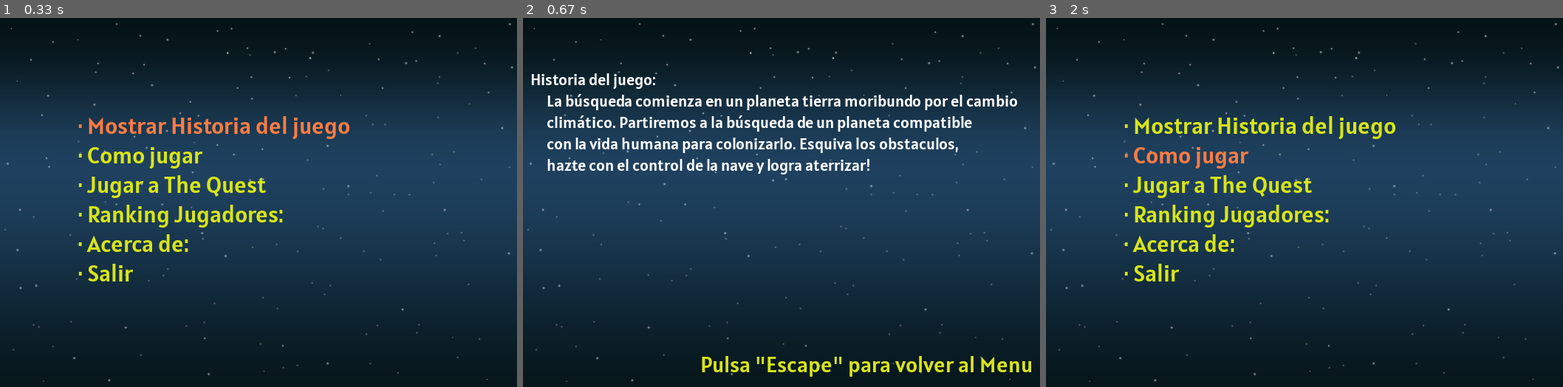
Above: before the commit, frames 1-3 (left to right).
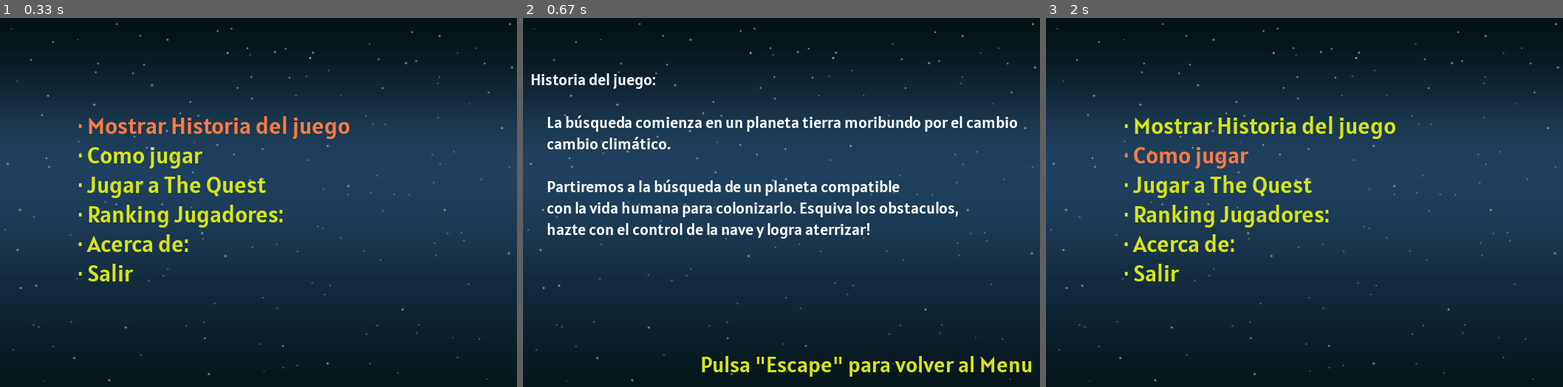
Above: after the commit, the same moments.

Repository: anbreaker/theQuestGamePyGame
Game: pygame game, started from main.py
The game is run twice, just before and just after one commit, with the same random seed, the same clock (stepped at 60 frames per second) and the same inputs.
Inputs:
- Up to frame 1 (0.33 s): no input
- Up to frame 2 (0.67 s): tap Enter at 0.33 s
- Up to frame 3 (2 s): hold Esc 0.67-1.13 s; hold Up 0.67-1.13 s; hold Down from 1.77 s (still down)

Frame 1 is identical in both runs. In frame 2, 8.0% of the frame differs, in the area x 4-96%, y 20-60%; in frame 3, nothing differs.

Commit message:
cambios menores de presentacion grafica pantallas

Diff:
--- a/menu.py
+++ b/menu.py
@@ -139,10 +139,3 @@
     print('Gracias por jugar a The Quest.')
     pygame.quit()
     sys.exit(0)
-
-'''
-# Main de pruebas rapido
-if __name__ == '__main__':
-    menu = Menu()
-    menu.main_loop_menu()
-'''
--- a/mostrar_info.py
+++ b/mostrar_info.py
@@ -28,7 +28,7 @@
         self.display = pygame.display
         # Establecemos el largo y ancho de la pantalla.
         self.dimensiones = [700, 500]
-        self.pantalla = pygame.display.set_mode((700,500))
+        self.pantalla = pygame.display.set_mode(self.dimensiones)
 
         # Inicializacion de la imagen de fondo de la pantalla (sin efecto alpha)
         self.fondo_pantalla = pygame.image.load('resources/images/background.png').convert()
@@ -57,16 +57,19 @@
         self.pantalla.blit(self.linea_texto1, [10, ALTO_TEXTO_TITULOS + 10 + self.fd_linesize])
 
         self.linea_texto2 = self.fuente_descripciones.render('La búsqueda comienza en un planeta tierra moribundo por el cambio', True, BLANCO)
-        self.pantalla.blit(self.linea_texto2, [32, ALTO_TEXTO_TITULOS + 10 + self.fd_linesize * 2])
+        self.pantalla.blit(self.linea_texto2, [32, ALTO_TEXTO_TITULOS + 10 + self.fd_linesize * 3])
 
-        self.linea_texto3 = self.fuente_descripciones.render('climático. Partiremos a la búsqueda de un planeta compatible ', True, BLANCO)
-        self.pantalla.blit(self.linea_texto3, [32, ALTO_TEXTO_TITULOS + 10 + self.fd_linesize * 3])
+        self.linea_texto2 = self.fuente_descripciones.render('cambio climático.', True, BLANCO)
+        self.pantalla.blit(self.linea_texto2, [32, ALTO_TEXTO_TITULOS + 10 + self.fd_linesize * 4])
+
+        self.linea_texto3 = self.fuente_descripciones.render('Partiremos a la búsqueda de un planeta compatible ', True, BLANCO)
+        self.pantalla.blit(self.linea_texto3, [32, ALTO_TEXTO_TITULOS + 10 + self.fd_linesize * 6])
 
         self.linea_texto4 = self.fuente_descripciones.render('con la vida humana para colonizarlo. Esquiva los obstaculos,', True, BLANCO)
-        self.pantalla.blit(self.linea_texto4, [32, ALTO_TEXTO_TITULOS + 10 + self.fd_linesize * 4])
+        self.pantalla.blit(self.linea_texto4, [32, ALTO_TEXTO_TITULOS + 10 + self.fd_linesize * 7])
 
         self.linea_texto5 = self.fuente_descripciones.render('hazte con el control de la nave y logra aterrizar!', True, BLANCO)
-        self.pantalla.blit(self.linea_texto5, [32, ALTO_TEXTO_TITULOS + 10 + self.fd_linesize * 5])
+        self.pantalla.blit(self.linea_texto5, [32, ALTO_TEXTO_TITULOS + 10 + self.fd_linesize * 8])
 
         # Texto por lineas y posicion en pantalla, (footer)
         self.linea_footer = self.fuente_titulo.render('Pulsa "Escape" para volver al Menu', True, AMARILLO)
@@ -76,9 +79,6 @@
         self.alineacion_izquierda = (LARGO - self.ancho_linea_footer -10)
         # Presentacion del texto en pantalla
         self.pantalla.blit(self.linea_footer, [self.alineacion_izquierda, ANCHO - 50])
-
-        # Limitamos a 20 fotogramas por segundo.
-        # reloj.tick(20)
 
         # Actualizamos la pantalla con lo dibujado.
         pygame.display.flip()
@@ -115,9 +115,6 @@
         self.alineacion_izquierda = (LARGO - self.ancho_linea_footer -10)
         # Presentacion del texto en pantalla
         self.pantalla.blit(self.linea_footer, [self.alineacion_izquierda, ANCHO - 50])
-
-        # Limitamos a 20 fotogramas por segundo.
-        # reloj.tick(20)
 
         # Actualizamos la pantalla con lo dibujado.
         pygame.display.flip()
@@ -156,6 +153,9 @@
         self.linea_texto1 = self.fuente_descripciones.render('Tutor del proyecto: Ramón Maldonado', True, BLANCO)
         self.pantalla.blit(self.linea_texto1, [62, ALTO_TEXTO_TITULOS + 10 + self.fd_linesize * 8])
 
+        self.linea_texto1 = self.fuente_descripciones.render('Bootcamp 0 Keepcoding.io', True, BLANCO)
+        self.pantalla.blit(self.linea_texto1, [62, ALTO_TEXTO_TITULOS + 10 + self.fd_linesize * 9])
+
         # Texto por lineas y posicion en pantalla, (footer)
         self.linea_footer = self.fuente_titulo.render('Pulsa "Escape" para volver al Menu', True, AMARILLO)
         # Para alinear el texto mido su tamaño con esta funcion que devuelve w,h
@@ -181,16 +181,3 @@
                     juego.salir_del_juego()
                 if evento.type == KEYDOWN and evento.key == K_ESCAPE:
                     dentro_while = False
-
-
-'''
-# Main de pruebas rapido
-if __name__ == '__main__':
-    # Inicialización de Pygame
-    pygame.init()
-    historia = Historia()
-    # historia.mostrar_historia()
-    historia.acerca_de()
-    # menu = Menu()
-    # menu.main_loop_menu()
-'''
Not shown, changed: README.md
